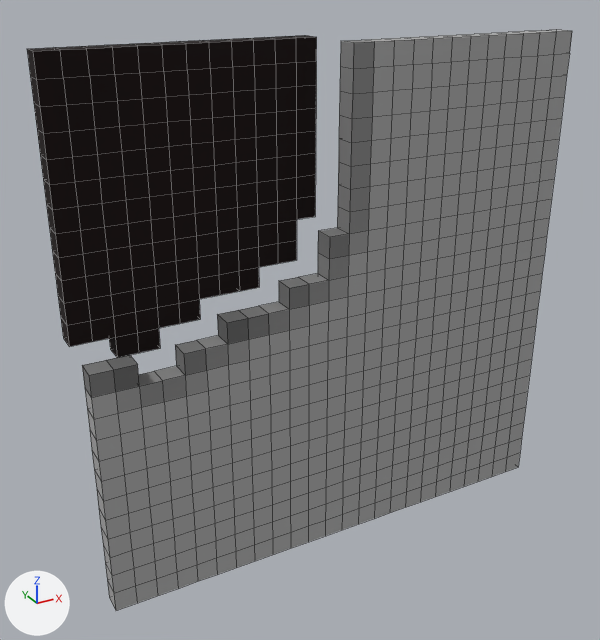
The OBJ model WindingTale2/Assets/Resources/Shapes/Shapes_30/Shape_30_127.obj as it was, and as the next commit left it.
Camera for both pictures: a 50 mm camera at (-1.88, -3.37, 1.52) aimed at (-0.12, -0.17, -0.08). Arrows for +X, +Y and +Z are at lower left; the lights stay in place. The first picture is the older version. Mesh edges are drawn as thin lines. Where no turn or scale is listed for an object, it has been applied to the vertices. Vertices at exactly the same position are counted once.

Objects in the first picture: 'Shape_30_127'.
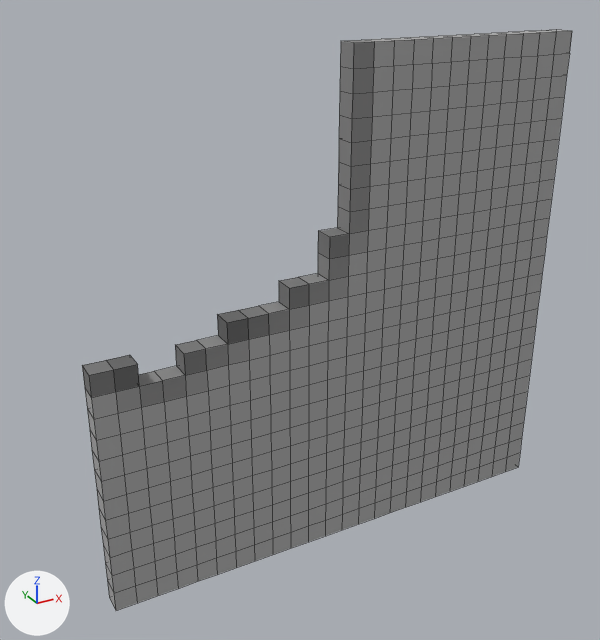
The newer file is also turned or shifted as a whole; pictures and numbers use the older file's frame.

Where the change shows, as pixel boxes [x1, y1, x2, y2] in the pictures (600 x 640 px):
'Shape_30_127', reshaped (10% narrower)
    before: [27, 29, 572, 610]
    after: [82, 29, 572, 610]
part 1 of me_shape_30_127, deleted
    before: [27, 35, 317, 358]

What the commit changed:
me_shape_30_127 is used by ob_shape_30_127; location (0.0, 0.0, 0.0).
me_shape_30_127 had 1304 vertices, 1300 faces and spanned x -1.2..1.2, y -0.4..0.0, z -1.2..1.2.
me_shape_30_127 now has 982 vertices, 980 faces and spans x -1.2..1.2, y -0.4..-0.3, z -1.2..1.2.
me_shape_30_127 part 1: the loose piece of 322 vertices spanning x -1.2..0.0, y -0.1..0.0, z -0.1..1.2 is deleted.
